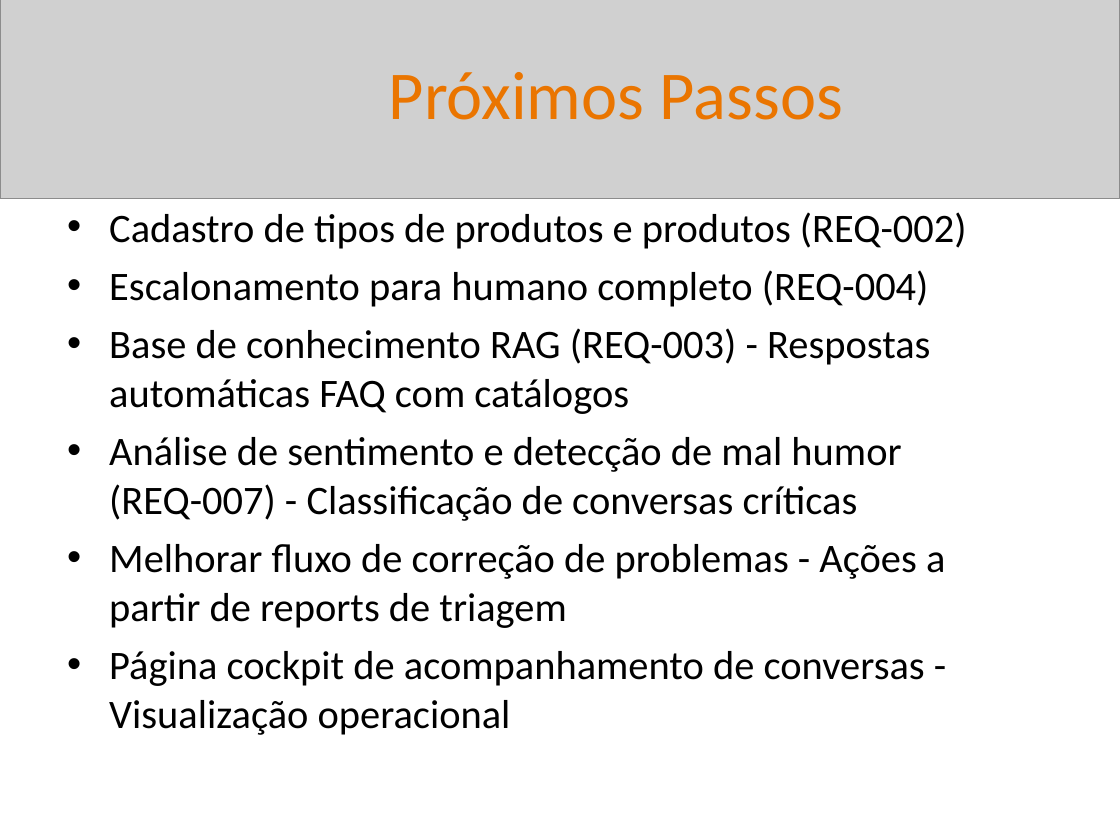
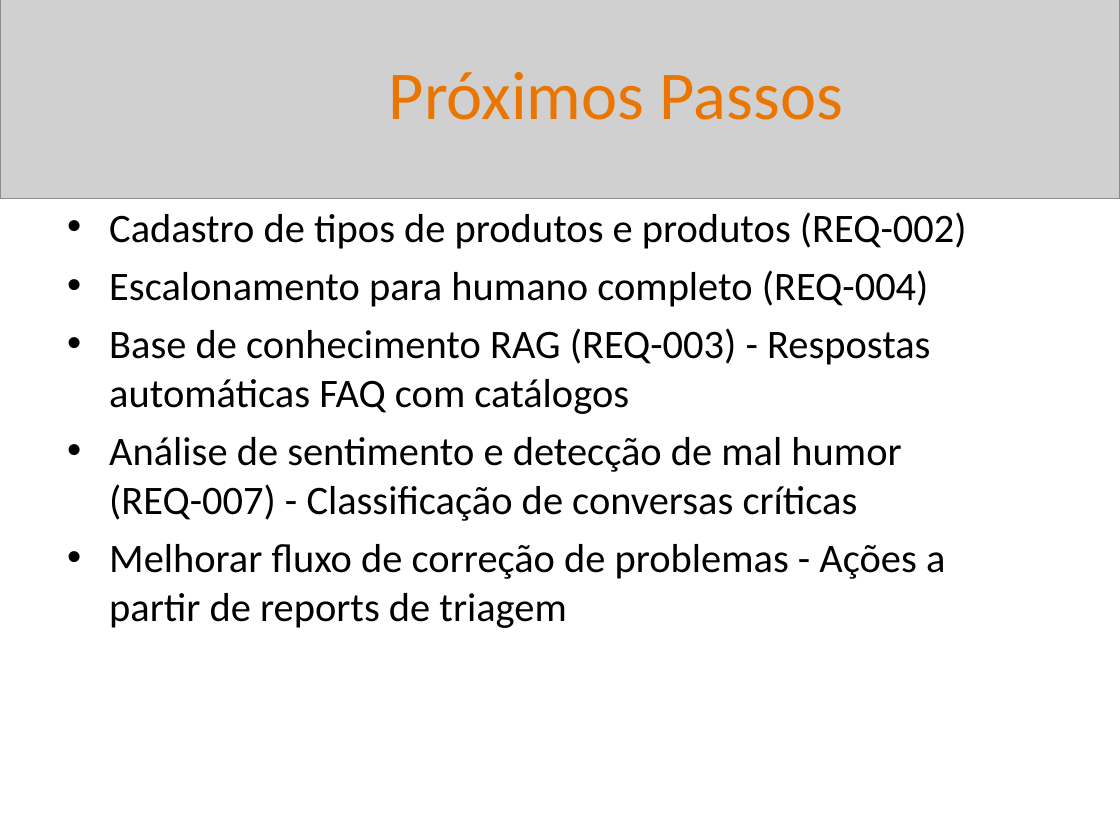
Before and after one commit to BetoFigu66/AgenteAssistenteDeVendas, a slide deck: slide 5 of artefatos/gerente_projetos/sprint_review_01.pptx. Drawn at 1120x840 pixels with LibreOffice and Linux fonts; fonts in the diff are those of the drawing; grey boxes stand for pictures. Boxes give left, top, right and bottom in pixels: in the first picture for what was removed or moved away, otherwise in the second. Text is boxed around its words. In the diff, an @@ line names an element or a change of style, - is before the commit and + after.

```diff
--- a/artefatos/gerente_projetos/sprint_review_01.pptx
+++ b/artefatos/gerente_projetos/sprint_review_01.pptx
@@ text at bbox=[109, 651, 925, 735]: paragraph removed @@
-• Página cockpit de acompanhamento de conversas - Visualização operacional
```
Also in this commit, not shown: 1 other slide changed, 18 other files.
